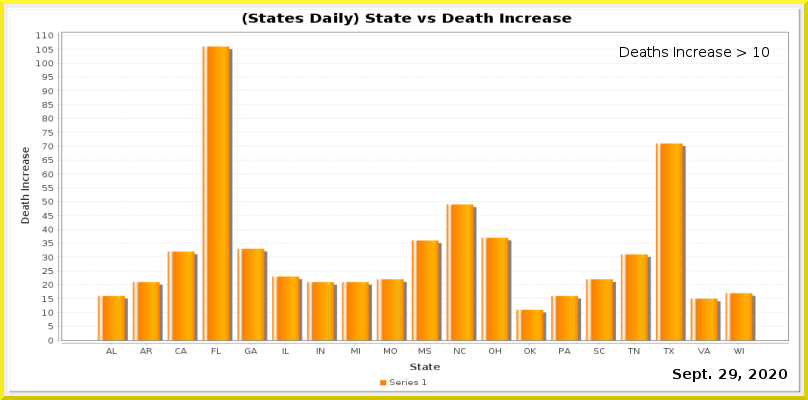
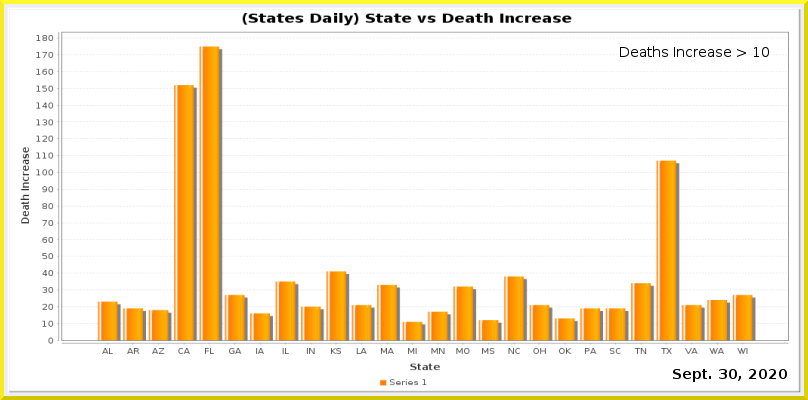
Comparing the layer stacks of the two 808px x 400px images. Changes:
painted on "Current Date" over bbox(719, 369, 737, 379)
painted on "Date_vs_TestIncrease.png" over bbox(36, 32, 789, 354)
